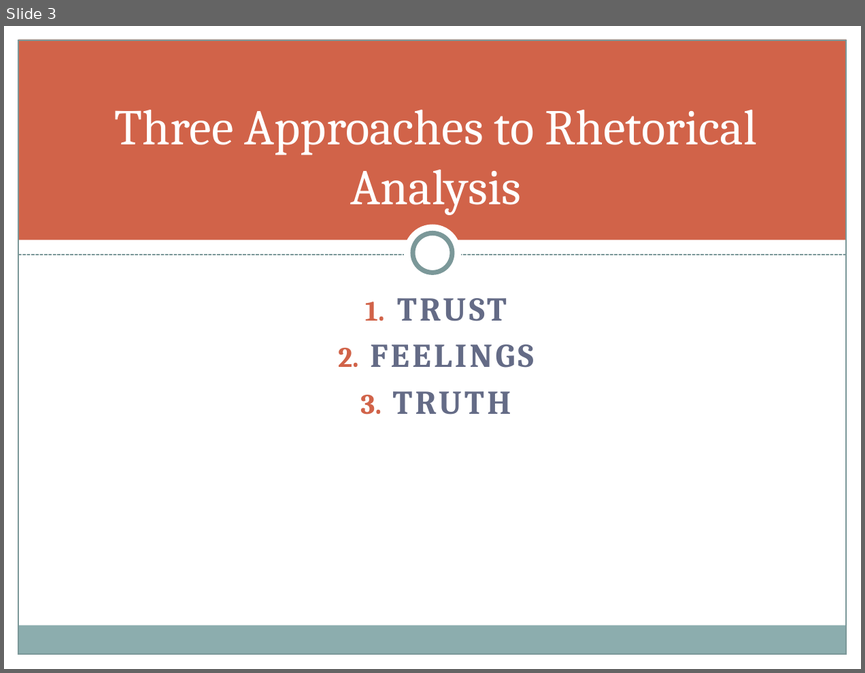
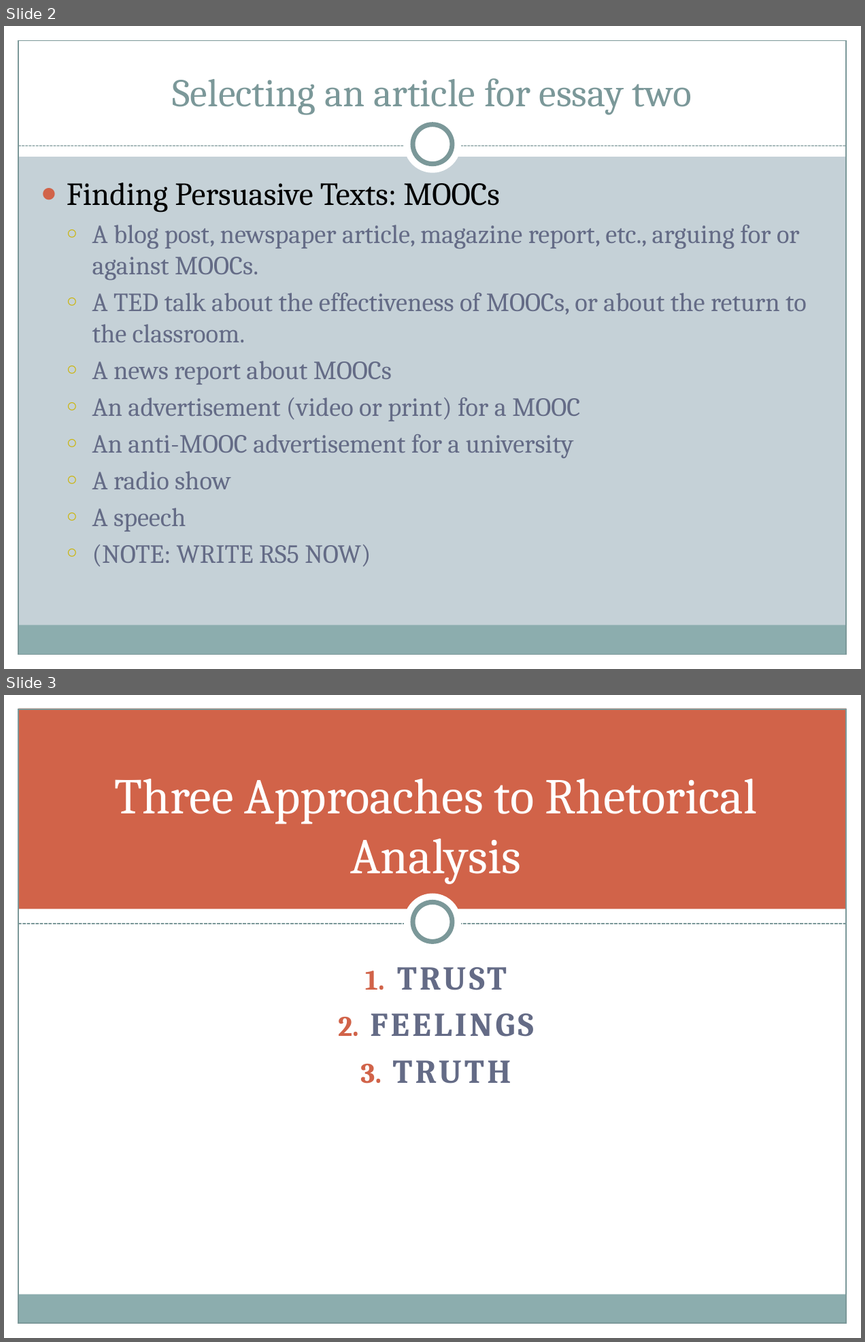
Before and after one commit to halperta/halperta.github.io, a slide deck: rhe306-spring2014/documents/logosLecture.pptx. Shown one above the other, each under a label of ours: slide 3 before the commit, slides 2 and 3 after it. The pictures are 865x673 and 865x1342 pixels, drawn with LibreOffice and Linux fonts; fonts in the diff are those of the drawing. Boxes give left, top, right and bottom in pixels: in the first picture for what was removed or moved away, otherwise in the second. Text is boxed around its words. In the diff, an @@ line names an element or a change of style, - is before the commit and + after.

```diff
--- a/rhe306-spring2014/documents/logosLecture.pptx
+++ b/rhe306-spring2014/documents/logosLecture.pptx
@@ slide 2 added at <box>4,26,861,669</box>, background #C5D1D7; not listed: 3 template elements that a slide beside it also shows @@
@@ rectangle added at <box>4,26,861,157</box>, fill #FFFFFF @@
@@ rectangle added at <box>4,26,18,669</box>, fill #FFFFFF @@
@@ rectangle added at <box>847,26,861,669</box>, fill #FFFFFF @@
@@ title added at <box>173,78,691,115</box>, 33 pt, text #7C999A @@
+Selecting an article for essay two
@@ ellipse added at <box>404,116,462,174</box>, fill #FFFFFF @@
@@ ellipse added at <box>413,125,452,164</box>, fill #FFFFFF, outline #7C999A 4 pt @@
@@ line added from (18, 146) to (847, 146), #7C999A 0.75 pt dashed @@
@@ text added at <box>67,182,806,566</box>, 22 pt, text #646B86 @@
+● Finding Persuasive Texts: MOOCs
+  ○ A blog post, newspaper article, magazine report, etc., arguing for or against MOOCs.
+  ○ A TED talk about the effectiveness of MOOCs, or about the return to the classroom.
+  ○ A news report about MOOCs
+  ○ An advertisement (video or print) for a MOOC
+  ○ An anti-MOOC advertisement for a university
+  ○ A radio show
+  ○ A speech
+  ○ (NOTE: WRITE RS5 NOW)
```
Also in this commit, not shown: 5 slides changed, 5 other slides added, 6 slides removed, 4 other files.
